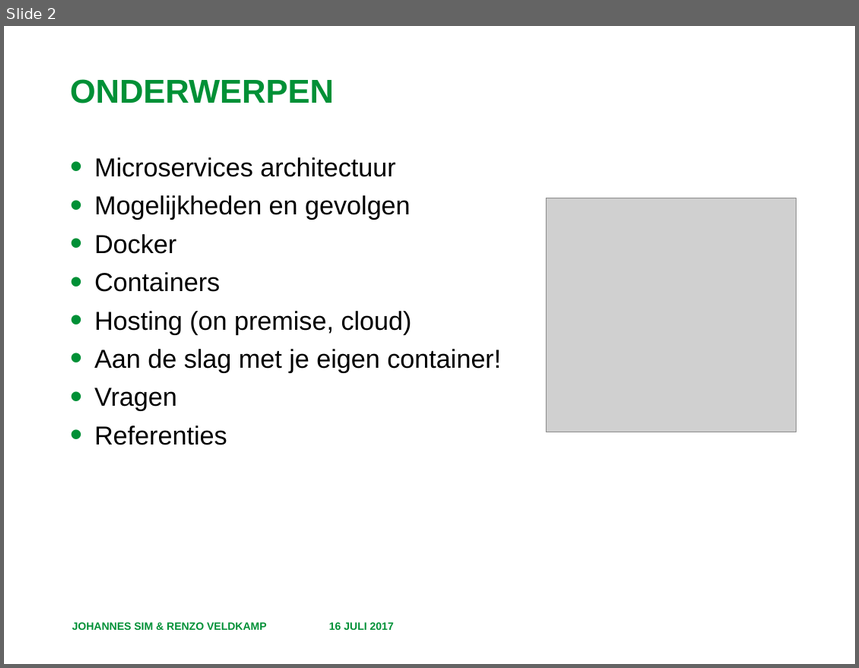
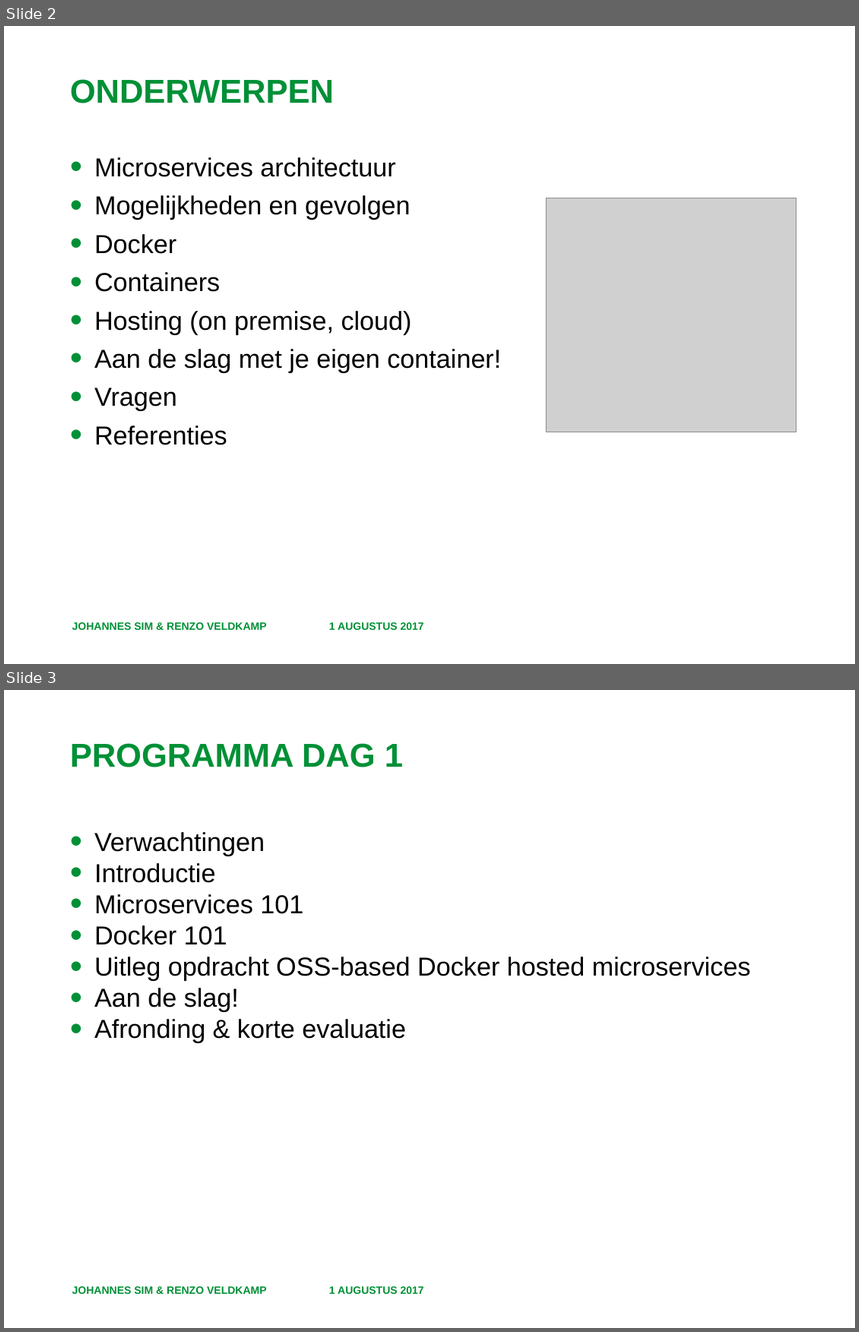
Before and after one commit to RenzoVeldkamp/MicroContainer, a slide deck: Presentatie/Docker-based microservices.pptx. Shown one above the other, each under a label of ours: slide 2 before the commit, slides 2 and 3 after it. The pictures are 859x668 and 859x1332 pixels, drawn with LibreOffice and Linux fonts; fonts in the diff are those of the drawing; grey boxes stand for pictures; background and template pictures are left out. Boxes give left, top, right and bottom in pixels: in the first picture for what was removed or moved away, otherwise in the second. Text is boxed around its words. In the diff, an @@ line names an element or a change of style, - is before the commit and + after.

```diff
--- a/Presentatie/Docker-based microservices.pptx
+++ b/Presentatie/Docker-based microservices.pptx
@@ slide 3 added at (x1=4, y1=690, x2=855, y2=1328), background #FFFFFF @@
@@ title added at (x1=70, y1=743, x2=403, y2=768), 28 pt, text #009036, bold @@
+PROGRAMMA DAG 1
@@ text added at (x1=94, y1=832, x2=751, y2=1043), 22 pt, text #000000 @@
+• Verwachtingen
+• Introductie
+• Microservices 101
+• Docker 101
+• Uitleg opdracht OSS-based Docker hosted microservices
+• Aan de slag!
+• Afronding & korte evaluatie
@@ text added at (x1=72, y1=1287, x2=267, y2=1294), 9 pt, text #009036, bold @@
+JOHANNES SIM & RENZO VELDKAMP
@@ text added at (x1=329, y1=1287, x2=424, y2=1294), 9 pt, text #009036, bold @@
+1 AUGUSTUS 2017
@@ slide 2 changed as well @@
@@ text at (x1=329, y1=623, x2=424, y2=630): text changed @@
-16 JULI 2017
+1 AUGUSTUS 2017
```
Also in this commit, not shown: 15 other slides changed, 1 other slide added, 2 other files.
